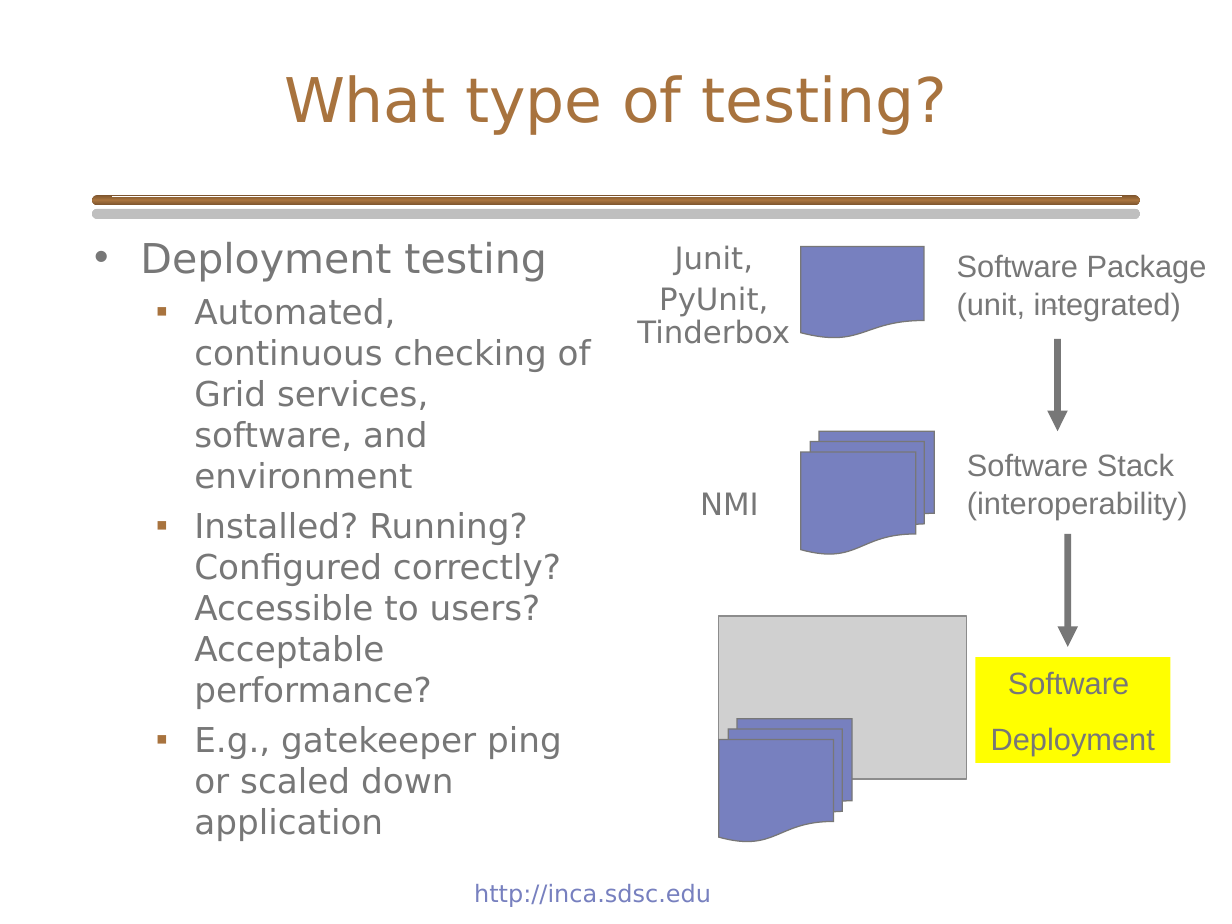
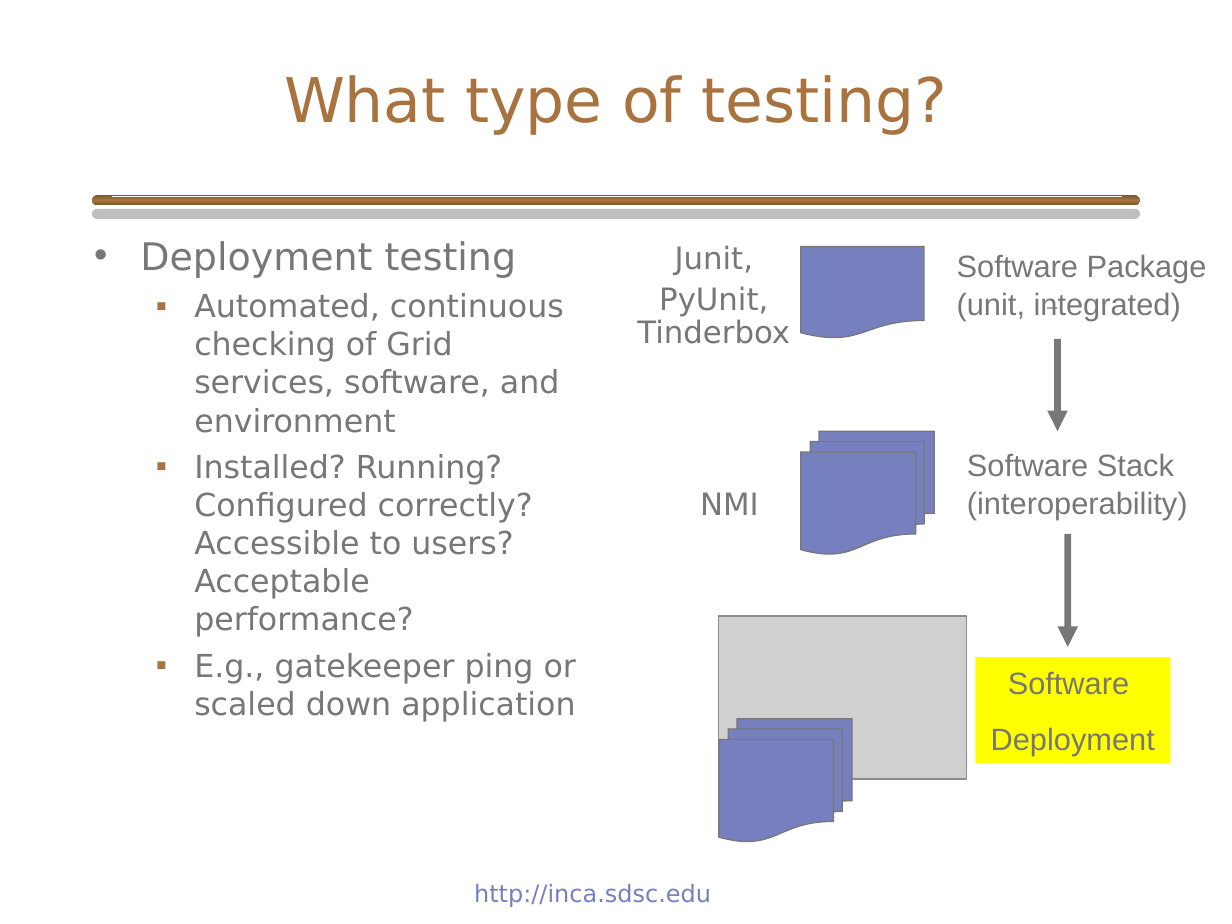
Before and after one commit to IncaProject/inca-xsede, a slide deck: slide 5 of talks/inca_sc05.ppt. Drawn at 1232x924 pixels with LibreOffice and Linux fonts; fonts in the diff are those of the drawing; grey boxes stand for pictures; background and template pictures are left out. Boxes give left, top, right and bottom in pixels: in the first picture for what was removed or moved away, otherwise in the second. Text is boxed around its words. In the diff, an @@ line names an element or a change of style, - is before the commit and + after.

```diff
--- a/talks/inca_sc05.ppt
+++ b/talks/inca_sc05.ppt
@@ text "Deployment testing" at <box>140,241,576,722</box>: size 24 to 22.2 pt in "Deployment testing"; size 20 to 18.5 pt @@
```
Also in this commit, not shown: 11 other slides changed, 2 slides added.
